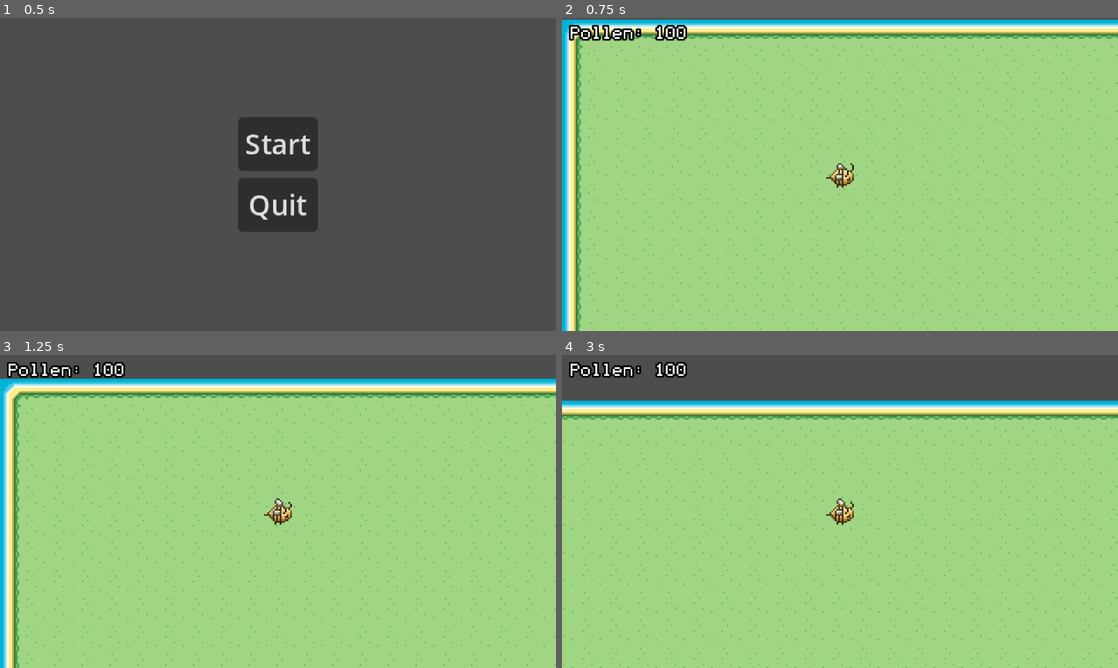
Above: before the commit, frames 1-4 (two rows, left to right).
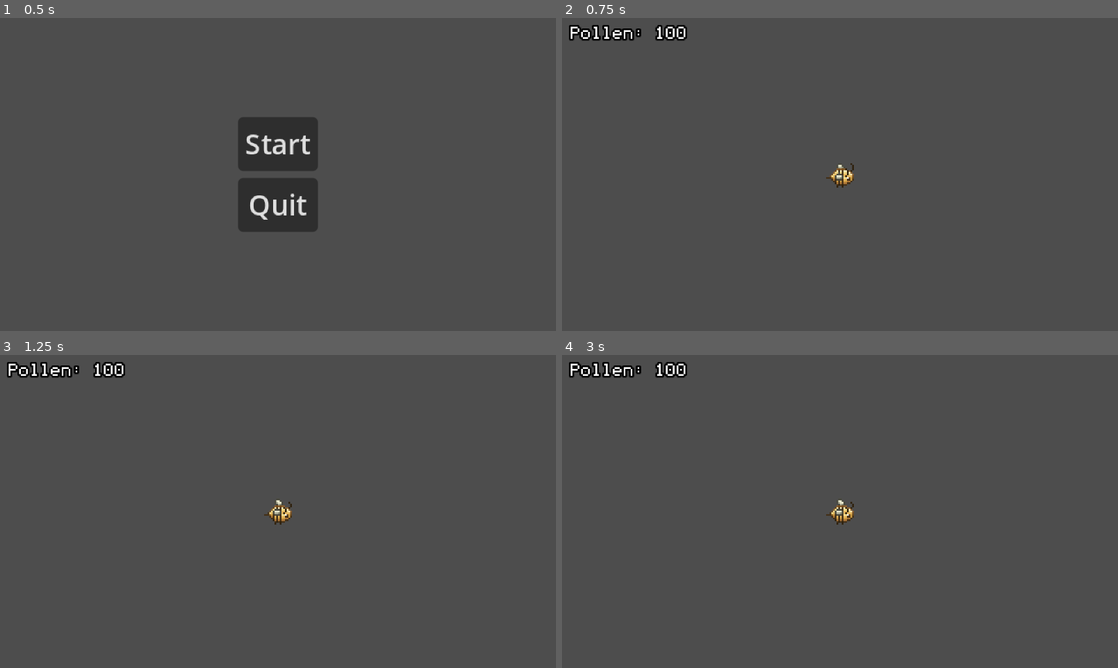
Above: after the commit, the same moments.

Repository: takanazwa5/HelloGameJam2025
Game: Godot game, scene res://scenes/main/main.tscn
The game is run twice, just before and just after one commit, with the same random seed, the same clock (stepped at 60 frames per second) and the same inputs.
Inputs (mouse positions are in pixels of both pictures, inside the frame that each line leads up to):
- Up to frame 1 (0.5 s): no input
- Up to frame 2 (0.75 s): click "Start" at 0.5 s
- Up to frame 3 (1.25 s): no input
- Up to frame 4 (3 s): move the mouse to (962, 495) at 1.27 s; move the mouse to (728, 527) at 2.02 s; move the mouse to (895, 442) at 2.77 s

Frame 1 is identical in both runs. In frame 2, 99% of the frame differs, in the area x 0-100%, y 0-100%; in frame 3, 92%; in frame 4, 85%.

Commit message:
Update level_generator.gd

Diff:
--- a/features/level/level_generator.gd
+++ b/features/level/level_generator.gd
@@ -13,11 +13,13 @@
 	var pos_x: int = 0
 	var pos_y: int = 0
 	var tile_type: TileType = TileType.GRASS
+	var tile_index: int = 0
 
-	func _init(arg_pos_x : int, arg_pos_y : int, arg_tile_type : TileType) -> void:
+	func _init(arg_pos_x : int, arg_pos_y : int, arg_tile_type : TileType, arg_tile_index : int) -> void:
 		self.pos_x = arg_pos_x
 		self.pos_y = arg_pos_y
 		self.tile_type = arg_tile_type
+		self.tile_index = arg_tile_index
 
 
 var map_grid: Array = []
@@ -27,7 +29,7 @@
 
 func _ready() -> void:
 	generate_map()
-	# update_map()
+	update_map()
 
 func _process(_delta: float) -> void:
 	pass
@@ -39,23 +41,23 @@
 		map_grid.append([])
 		for y: int in used_rect.size.y:
 			var tile_id : int = tilemap_layer.get_cell_source_id(Vector2i(x, y))
-			var new_tile_data: LevelTileData = LevelTileData.new(x, y, get_tile_type(tile_id))
+			var new_tile_data: LevelTileData = LevelTileData.new(x, y, TileType.GRASS, tile_id)
 			map_grid[x].append(new_tile_data)
 
 
 func update_map() -> void:
 	var used_rect : Rect2i = tilemap_layer.get_used_rect()
-
-
 	for x: int in used_rect.size.x:
 		for y: int in used_rect.size.y:
 			var current_tile : LevelTileData = map_grid[x][y]
 			tilemap_layer.set_cell(Vector2(x, y), get_tile_type(current_tile.tile_type), Vector2i(0, 0))
 
 func set_tile(tile_type : TileType, pos_x : int, pos_y : int) -> void:
-	var new_tile: LevelTileData = LevelTileData.new(pos_x, pos_y, tile_type)
+	var current_tile : LevelTileData = map_grid[pos_x][pos_y]
 
-	map_grid[pos_x][pos_y] = new_tile
+	if current_tile.tile_type != tile_type:
+		var new_tile: LevelTileData = LevelTileData.new(pos_x, pos_y, get_alternative_id(current_tile.tile_index), tile_type)
+		map_grid[pos_x][pos_y] = new_tile
 
 func get_tile_type(index : int) -> int:
 	if index == 1:
@@ -73,6 +75,17 @@
 	else:
 		return 1
 
+var tile_alternatives = {
+	2: 11,
+	3: 12,
+	4: 13,
+	5: 14,
+	6: 15,
+	7: 16,
+	8: 17,
+	9: 18,
+	10: 19,
+}
+
 func get_alternative_id(tile_id: int):
-	if tile_id == 2:
-		return 11
+	return tile_alternatives[tile_id]
